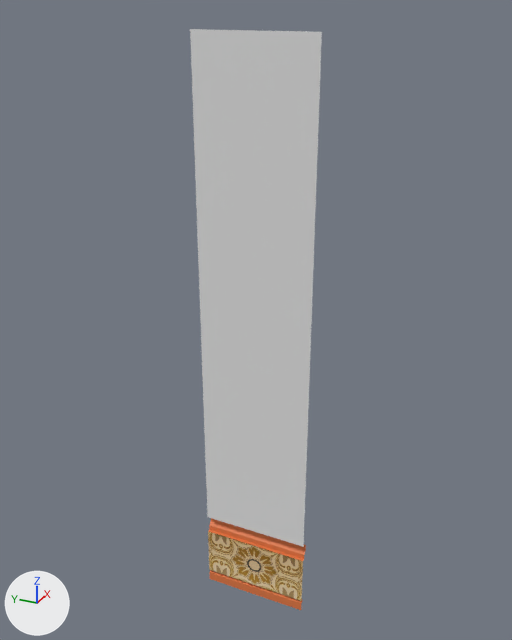
Before and after pictures for a commit that changed the FBX model Assets/Visual/Props/C_Mur/C_Mur.fbx.
Camera for both pictures: a camera (50 mm lens) standing at (-15.33, -8.55, 17.2) and looking at (0.53, -1.41, 9.27). Every picture has the same lights, and +X, +Y and +Z are marked at lower left. Where no turn or scale is listed for an object, it has been applied to the vertices.
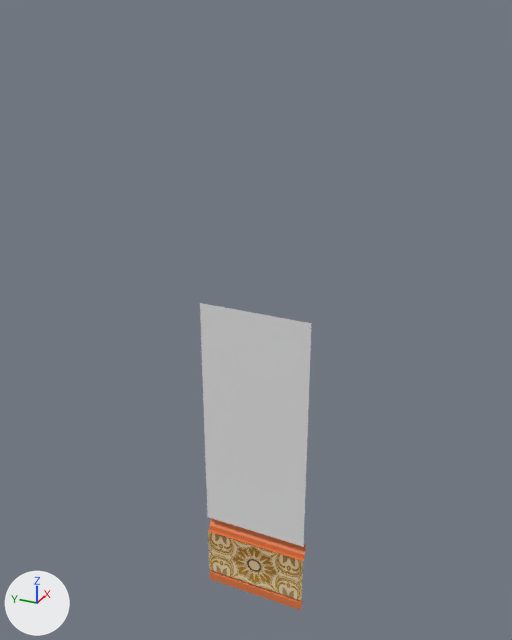
Changed parts and their boxes (x1, y1, x2, y2) in the pictures (512 x 640 px; the box of a moved part takes in the faces that stretch with it):
```json
{"object": "Plane.004", "change": "reshaped", "before": [190, 29, 322, 610], "after": [200, 303, 312, 610], "on screen": "15% narrower, 47% shorter"}
{"part": 1, "of": "me_plane_005", "change": "moved or reshaped", "before": [190, 29, 322, 326], "after": [200, 303, 312, 326]}
```

Edits to the scene script, one JSON object a line:
```json
{"block": "me_plane_005", "where": "me_plane_005.from_pydata(...)  # 26 vertices, 12 faces; spans x 0.0..0.2, y -3.2..0.0, z 0.0..16.5"}
{"block": "me_plane_005", "where": "# used by ob_plane_004; location = (0.0, 0.0, 0.0)"}
{"block": "me_plane_005", "change": "me_plane_005 part 1"}
{"op": "set", "path": "me_plane_005.vertices[2].co", "old": "(0.0, -3.2, 16.5)", "new": "(0.0, -3.2, 9.7)", "note": "pixel (321, 31) -> pixel (311, 323)"}
{"op": "set", "path": "me_plane_005.vertices[3].co", "old": "(0.0, 0.0, 16.5)", "new": "(0.0, 0.0, 9.7)", "note": "pixel (190, 29) -> pixel (199, 302)"}
```
